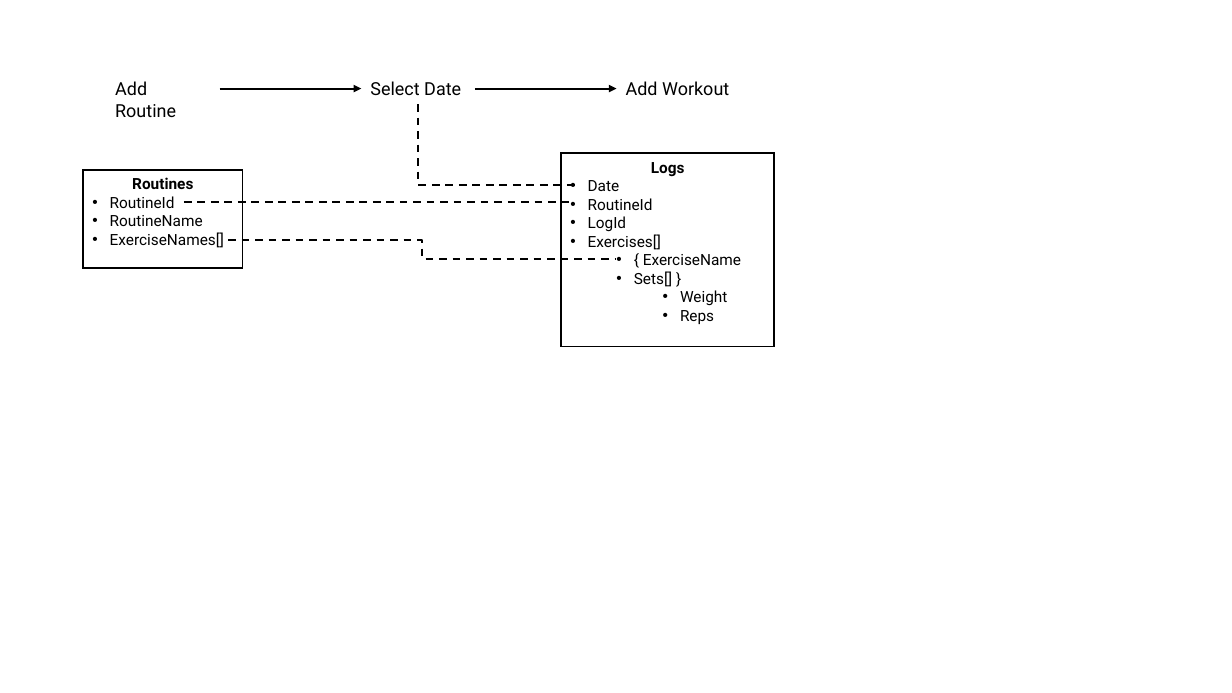
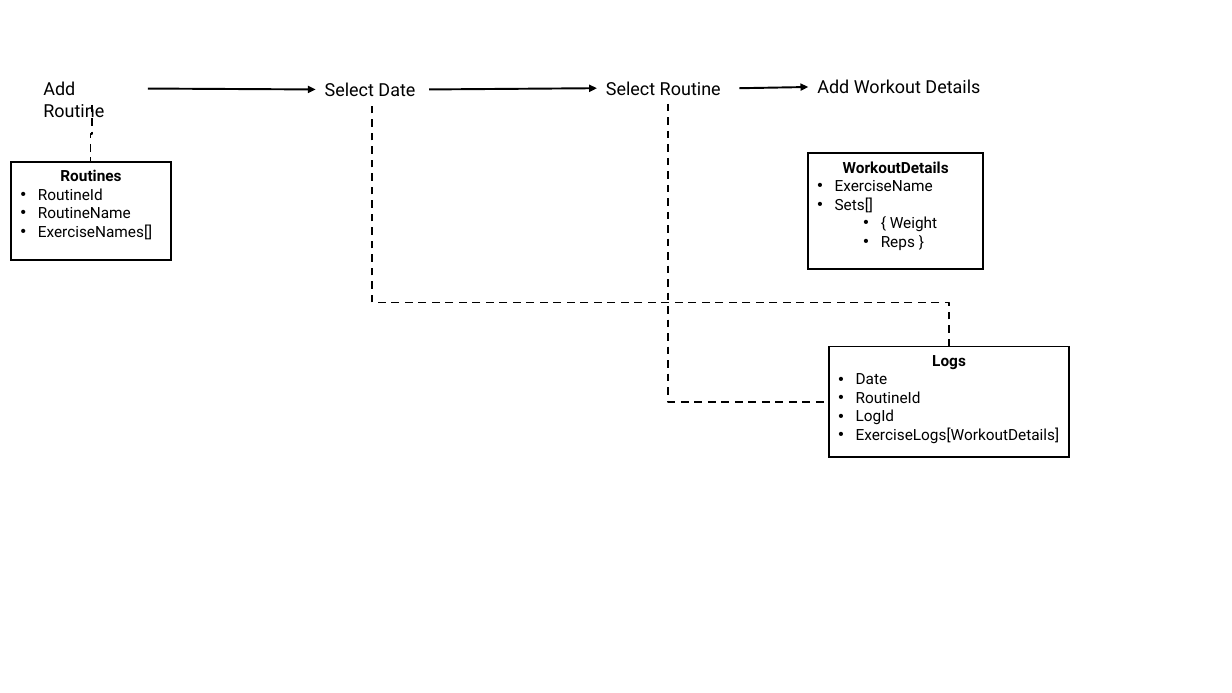
Before and after one commit to NoudGoedemondt/fitness-tracker, a slide deck: slide 1 of FT-flowchart.pptx. Drawn at 1232x693 pixels with LibreOffice and Linux fonts; fonts in the diff are those of the drawing. Boxes give left, top, right and bottom in pixels: in the first picture for what was removed or moved away, otherwise in the second. Text is boxed around its words. In the diff, an @@ line names an element or a change of style, - is before the commit and + after.

Commit message:
edited flowchart

```diff
--- a/FT-flowchart.pptx
+++ b/FT-flowchart.pptx
@@ text "Add Routine" rewrapped from (115,81,176,117) to (43,81,104,122) @@
@@ arrow moved from (220, 89) - (361, 89) to (148, 89) - (315, 90) @@
@@ text "Select Date": place and size @@
-text "Select Date" at (370,81,461,95)
+text "Select Date" at (325,82,415,96)
@@ arrow moved from (475, 89) - (616, 89) to (429, 90) - (597, 88) @@
@@ text added at (606,81,721,95), 14 pt, text #000000 @@
+Select Routine
@@ arrow added from (739, 88) to (809, 87), #000000 1.5 pt @@
@@ text at (817,79,980,93): text changed @@
-Add Workout
+Add Workout Details
@@ elbow line added from (91, 104) to (91, 163), #000000 1.5 pt dashed @@
@@ elbow line added from (949, 347) to (372, 105), #000000 1.5 pt dashed @@
@@ elbow line removed from (419, 104) to (575, 185) @@
@@ elbow line added from (668, 104) to (829, 402), #000000 1.5 pt dashed @@
@@ rectangle "Routines": place and size @@
-rectangle "Routines" at (83,170,242,269)
+rectangle "Routines" at (11,162,170,261)
@@ rectangle added at (809,153,984,269), fill #FFFFFF, outline #000000 1.5 pt, 12 pt, text #000000 @@
+WorkoutDetails
+• ExerciseName
+• Sets[]
+  • { Weight
+  • Reps }
@@ line removed from (184, 202) to (575, 202) @@
@@ elbow line removed from (228, 240) to (616, 259) @@
@@ rectangle "Logs": place and size @@
-rectangle "Logs" at (561,153,775,347)
+rectangle "Logs" at (829,347,1068,457)
@@ text in rectangle at (856,427,1060,443): text changed @@
-• Exercises[]
-  • { ExerciseName
-  • Sets[] }
-    • Weight
-    • Reps
+• ExerciseLogs[WorkoutDetails]
```
